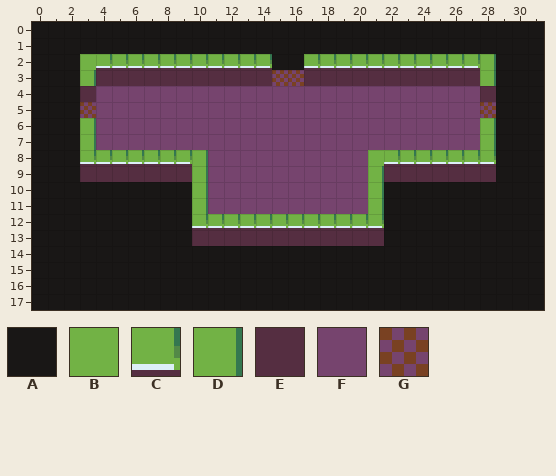
Tiled map: MonoGameWindowsStarter/Content/Maps/Room_6_+++-.tmx. Above: the version before the commit.
Cells are 8x8 px. Shown: x 0..31, y 0..17.
Key: from "DungeonTileSet": A 0, B 1, C 2, D 3, E 4, F 15, G 21.
_ is an empty cell.
Layer "Background" before, first column x 0:
 0 AAAAAAAAAAAAAAAAAAAAAAAAAAAAAAAA
 1 AAAAAAAAAAAAAAAAAAAAAAAAAAAAAAAA
 2 AAABCCCCCCCCCCCAACCCCCCCCCCCDAAA
 3 AAADEEEEEEEEEEEGGEEEEEEEEEEEDAAA
 4 AAAEFFFFFFFFFFFFFFFFFFFFFFFFEAAA
 5 AAAGFFFFFFFFFFFFFFFFFFFFFFFFGAAA
 6 AAADFFFFFFFFFFFFFFFFFFFFFFFFDAAA
 7 AAADFFFFFFFFFFFFFFFFFFFFFFFFDAAA
 8 AAAC_______FFFFFFFFFF_______CAAA
 9 AAAEEEEEEEDFFFFFFFFFFDEEEEEEEAAA
10 AAAAAAAAAADFFFFFFFFFFDAAAAAAAAAA
11 AAAAAAAAAADFFFFFFFFFFDAAAAAAAAAA
12 AAAAAAAAAAC____CC____CAAAAAAAAAA
13 AAAAAAAAAAEEEEEEEEEEEEAAAAAAAAAA
14 AAAAAAAAAAAAAAAAAAAAAAAAAAAAAAAA
15 AAAAAAAAAAAAAAAAAAAAAAAAAAAAAAAA
16 AAAAAAAAAAAAAAAAAAAAAAAAAAAAAAAA
17 AAAAAAAAAAAAAAAAAAAAAAAAAAAAAAAA
Layer "Forground" before, first column x 0:
 0 ________________________________
 1 ________________________________
 2 ________________________________
 3 ________________________________
 4 ________________________________
 5 ________________________________
 6 ________________________________
 7 ________________________________
 8 ____CCCCCCD__________BCCCCCC____
 9 ________________________________
10 ________________________________
11 ________________________________
12 ___________CCCC__CCCC___________
13 ________________________________
14 ________________________________
15 ________________________________
16 ________________________________
17 ________________________________
After the commit:
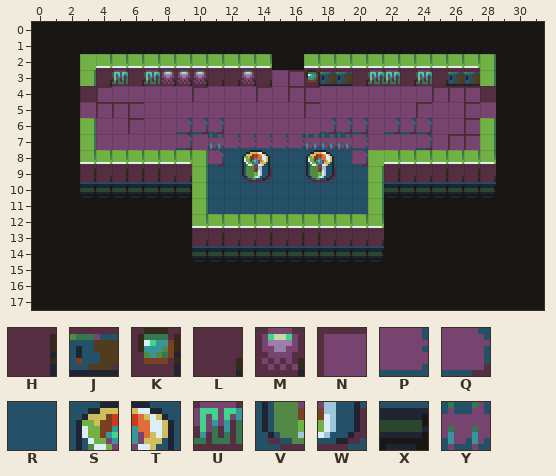
Further tiles: from "DungeonTileSet": H 5, J 10, K 11, L 13, M 14, N 17, P 19, Q 24, R 25, S 30, T 31, U 37, V 42, W 43, X 46, Y 57.
What changed:
Layer "Background":
y 3: x 4..27 EEEEEEEEEEEGGEEEEEEEEEEE -> LULUMMMLLMLFNKJJLUULULJJ
y 4: x 4 F -> N; x 10 F -> N; x 14 F -> N; x 16..17 FF -> NN; x 25..27 FFF -> NNN
y 5: x 3..6 GFFF -> FNNN; x 17 F -> N; x 24 F -> N; x 27..28 FG -> NF
y 6: x 6 F -> N; x 9..11 FFF -> QQQ; x 18..20 FFF -> QQQ; x 22..24 FFF -> QQQ; x 27 F -> N
y 7: x 9 F -> Q; x 11..20 FFFFFFFFFF -> YPPPPPYYYP; x 24 F -> Q; x 26..27 FF -> NN
y 8: x 11..12 FF -> QR; x 15..16 FF -> RR; x 19..20 FF -> RQ
y 9: x 3..9 EEEEEEE -> HLHHHLL; x 11..20 FFFFFFFFFF -> RRVWRRVWRR; x 22..28 EEEEEEE -> HLLHLHL
y 10: x 3..9 AAAAAAA -> XXXXXXX; x 11..20 FFFFFFFFFF -> RRRRRRRRRR; x 22..28 AAAAAAA -> XXXXXXX
y 11: x 11..20 FFFFFFFFFF -> RRRRRRRRRR
y 13: x 10..21 EEEEEEEEEEEE -> LHLLHLHHLLLL
y 14: x 10..21 AAAAAAAAAAAA -> XXXXXXXXXXXX
Layer "Forground":
y 8: x 13..14 __ -> ST; x 17..18 __ -> ST
